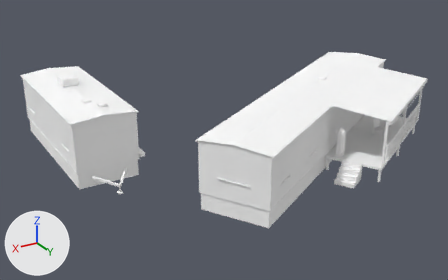
What one commit did to the OBJ model Assets/models/maps/riverside/riverside_terrace.obj.
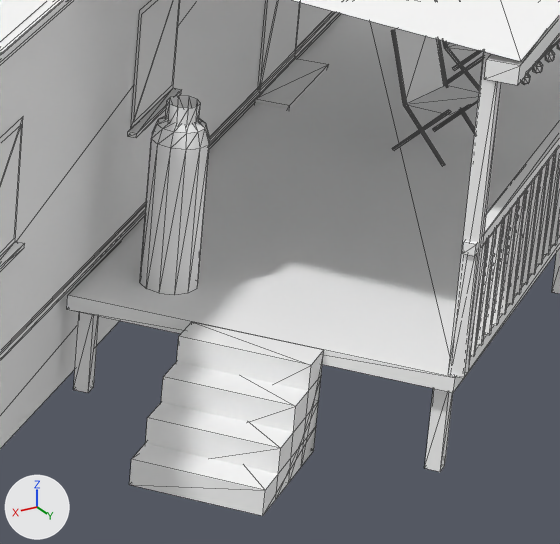
Old and new are each drawn whole from a 50 mm lens placed at (1217.0, 672.0, 576.0), pointed at (661.0, -255.0, 112.0) and again close up on the part from 70% to 89% of the width and 40% to 69% of the height. The lights are fixed; the arrows at lower left show +X, +Y and +Z. The last two pictures show the newer version. The close-ups show mesh edges as thin lines. Where no turn or scale is listed for an object, it has been applied to the vertices. Vertices at exactly the same position are counted once.

Names of what the first close-up shows: 'riverside_terrace'.
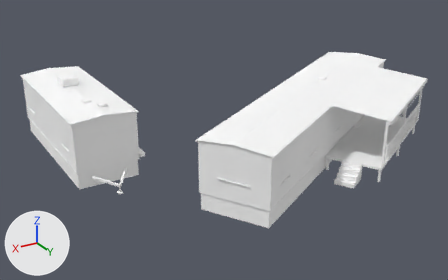
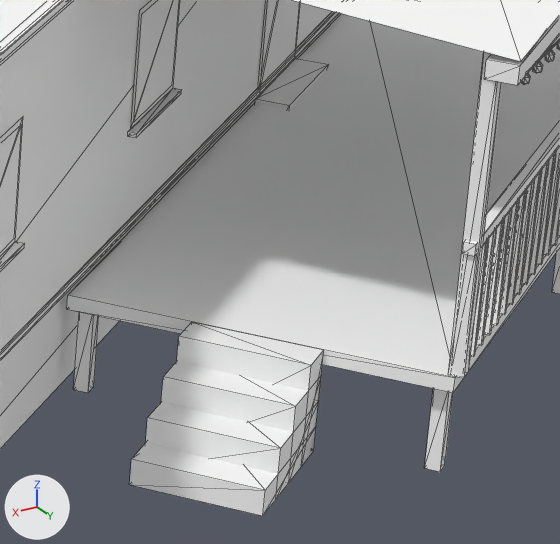
Pixel boxes (x1, y1, x2, y2) of what changed, in the close-ups (560 x 544 px):
part 1 of me_riverside_terrace, deleted: before (140, 29, 483, 295)

The edits, one by one:
me_riverside_terrace is used by ob_riverside_terrace; location (0.0, 0.0, 0.0).
me_riverside_terrace had 1759 vertices, 2428 faces and spanned x 257.0..958.0, y -532.0..36.0, z 96.0..233.0.
me_riverside_terrace now has 1563 vertices, 2198 faces and spans x 257.0..958.0, y -532.0..36.0, z 96.0..233.0.
me_riverside_terrace part 1: 12 loose pieces with 196 vertices, spanning x 357.0..542.0, y -149.0..-65.0, z 124.0..174.0, are deleted.
me_riverside_terrace no longer uses material mat_rs_drum_red (white #ffffff).
me_riverside_terrace no longer uses material mat_rs_lawn_chair (white #ffffff).
me_riverside_terrace no longer uses material mat_rs_propane (white #ffffff).
